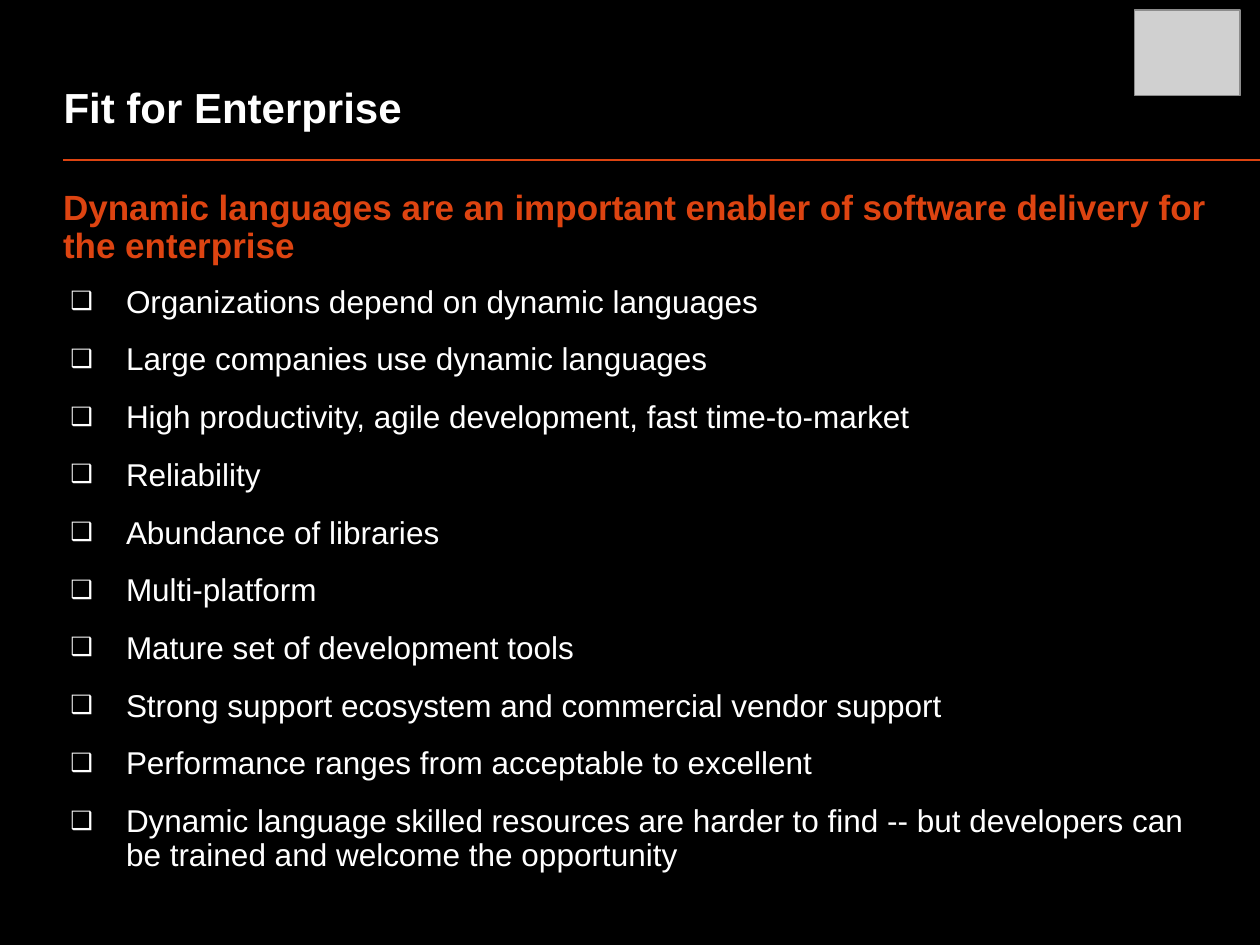
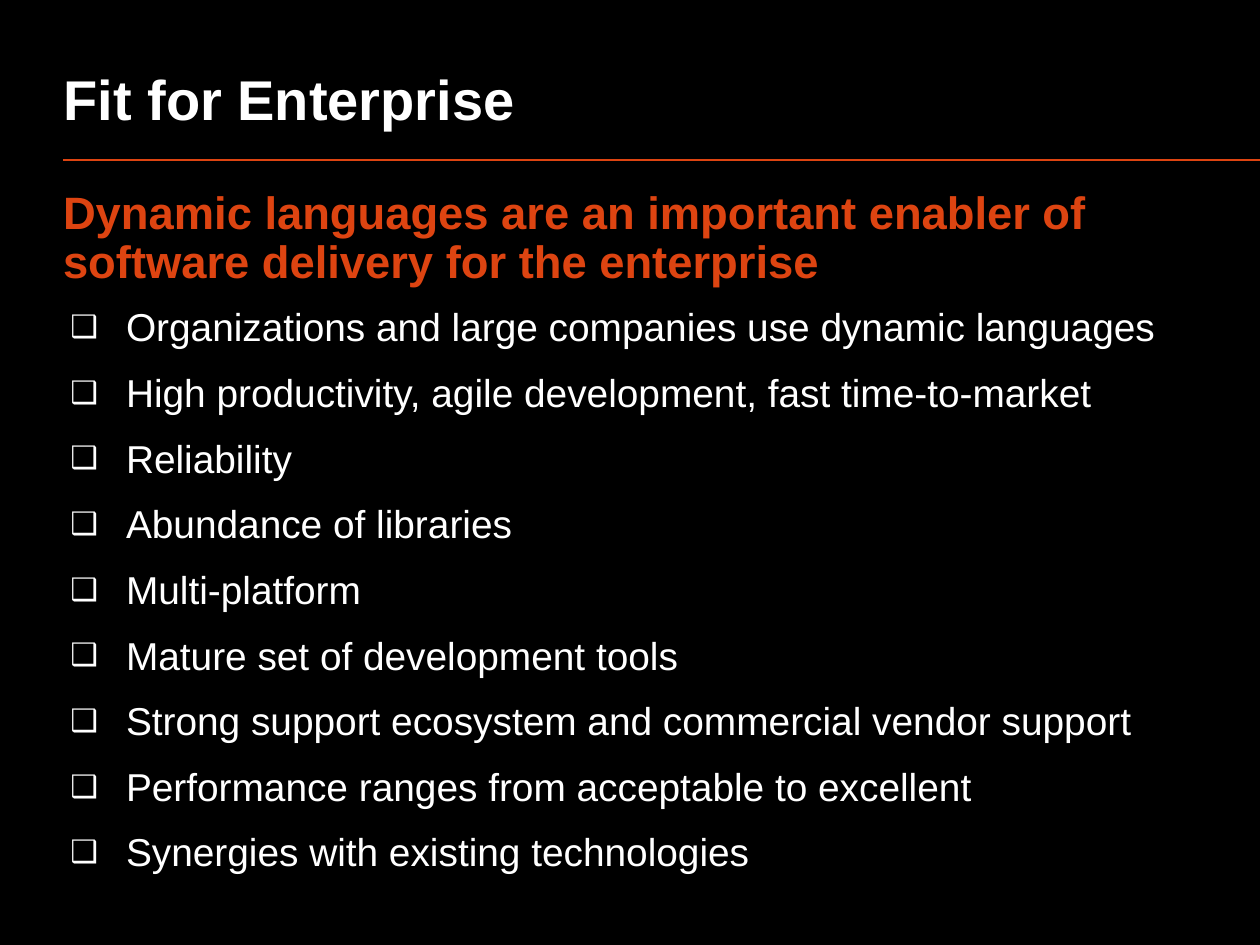
Before and after one commit to oscarrenalias/openslava-2013, a slide deck: slide 20 of Dynamic languages/OpenSlava 2013 - Dynamic languages.pptx (slide 31 before the commit). Drawn at 1260x945 pixels with LibreOffice and Linux fonts; fonts in the diff are those of the drawing; grey boxes stand for pictures. Boxes give left, top, right and bottom in pixels: in the first picture for what was removed or moved away, otherwise in the second. Text is boxed around its words. In the diff, an @@ line names an element or a change of style, - is before the commit and + after.

```diff
--- a/Dynamic languages/OpenSlava 2013 - Dynamic languages.pptx
+++ b/Dynamic languages/OpenSlava 2013 - Dynamic languages.pptx
@@ title "Fit for Enterprise" at (64,79,514,131): size 24 to 32 pt @@
@@ picture removed at (1135,10,1241,96) @@
@@ text at (63,196,1131,808): size 20 to 25.9 pt in "Dynamic languages are an important enabler of ..."; size 18 to 22.2 pt in "High productivity, agile development, fast time-to-market", "Reliability", "Abundance of libraries", "Multi-platform" and 3 more places @@
@@ text at (126,313,1155,349): text changed; size 18 to 22.2 pt @@
-  ❑ Organizations depend on dynamic languages
-  ❑ Large companies use dynamic languages
+  ❑ Organizations and large companies use dynamic languages
@@ text at (126,838,749,874): text changed; size 18 to 22.2 pt @@
-  ❑ Dynamic language skilled resources are harder to find -- but developers can be trained and welcome the opportunity
+  ❑ Synergies with existing technologies
```
Also in this commit, not shown: 25 other slides changed, 1 slide added, 12 slides removed, 1 other file.
